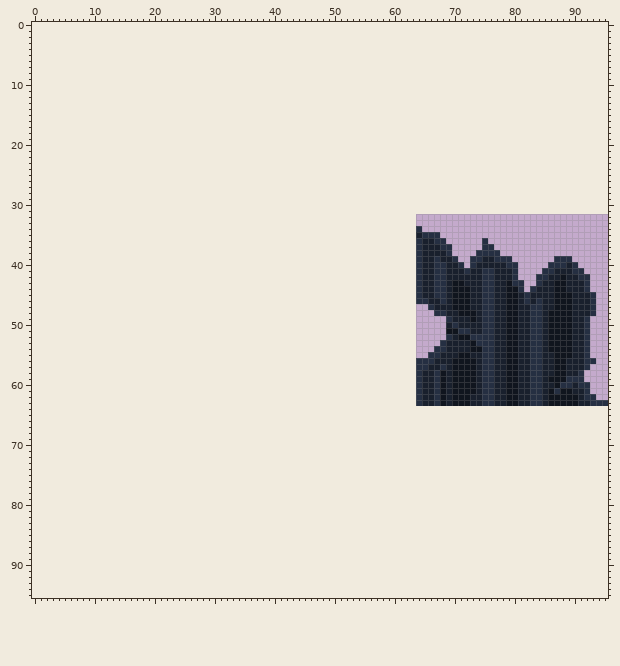
Pixel-art file -- Assets/Tilemaps/AsperiteTiles/PillarTilemaps.aseprite. Above: the version before the commit.
32x32 pixels, 1 frame. The old version is drawn lined up with the new one, on the new canvas.
Now the later version:
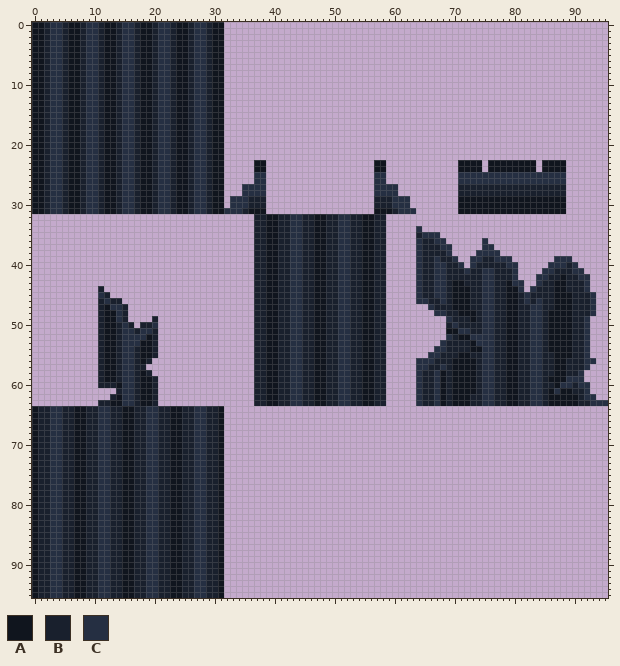
Palette (. is transparent): A #10151e  B #19202d  C #252f42
Changes in this commit:
canvas 32x32 -> 96x96, the old top-left corner now at 64,32
Changed rows in their new state; - is an unchanged pixel.
first column x 0:
 0 AABCCBAABCCBAABCCBAABCCBAABCCBAA---------------------------------------------------------
 1 AABCCBAABCCBAABCCBAABCCBAABCCBAA---------------------------------------------------------
 2 AABCCBAABCCBAABCCBAABCCBAABCCBAA---------------------------------------------------------
 3 AABCCBAABCCBAABCCBAABCCBAABCCBAA---------------------------------------------------------
 4 AABCCBAABCCBAABCCBAABCCBAABCCBAA---------------------------------------------------------
 5 AABCCBAABCCBAABCCBAABCCBAABCCBAA---------------------------------------------------------
 6 AABCCBAABCCBAABCCBAABCCBAABCCBAA---------------------------------------------------------
 7 AABCCBAABCCBAABCCBAABCCBAABCCBAA---------------------------------------------------------
 8 AABCCBAABCCBAABCCBAABCCBAABCCBAA---------------------------------------------------------
 9 AABCCBAABCCBAABCCBAABCCBAABCCBAA---------------------------------------------------------
10 AABCCBAABCCBAABCCBAABCCBAABCCBAA---------------------------------------------------------
11 AABCCBAABCCBAABCCBAABCCBAABCCBAA---------------------------------------------------------
12 AABCCBAABCCBAABCCBAABCCBAABCCBAA---------------------------------------------------------
13 AABCCBAABCCBAABCCBAABCCBAABCCBAA---------------------------------------------------------
14 AABCCBAABCCBAABCCBAABCCBAABCCBAA---------------------------------------------------------
15 AABCCBAABCCBAABCCBAABCCBAABCCBAA---------------------------------------------------------
16 AABCCBAABCCBAABCCBAABCCBAABCCBAA---------------------------------------------------------
17 AABCCBAABCCBAABCCBAABCCBAABCCBAA---------------------------------------------------------
18 AABCCBAABCCBAABCCBAABCCBAABCCBAA---------------------------------------------------------
19 AABCCBAABCCBAABCCBAABCCBAABCCBAA---------------------------------------------------------
20 AABCCBAABCCBAABCCBAABCCBAABCCBAA---------------------------------------------------------
21 AABCCBAABCCBAABCCBAABCCBAABCCBAA---------------------------------------------------------
22 AABCCBAABCCBAABCCBAABCCBAABCCBAA---------------------------------------------------------
23 AABCCBAABCCBAABCCBAABCCBAABCCBAA-----AA------------------AA------------AAAA-AAAAAAAA-AAAA
24 AABCCBAABCCBAABCCBAABCCBAABCCBAA-----AA------------------AA------------AAAA-AAAAAAAA-AAAA
25 AABCCBAABCCBAABCCBAABCCBAABCCBAA-----CC------------------CC------------CCCCCCCCCCCCCCCCCC
26 AABCCBAABCCBAABCCBAABCCBAABCCBAA-----CC------------------CC------------CCCCCCCCCCCCCCCCCC
27 AABCCBAABCCBAABCCBAABCCBAABCCBAA---CCCC------------------CCCC----------BBBBBBBBBBBBBBBBBB
28 AABCCBAABCCBAABCCBAABCCBAABCCBAA---CCCC------------------CCCC----------BBBBBBBBBBBBBBBBBB
29 AABCCBAABCCBAABCCBAABCCBAABCCBAA-CCCBBB------------------BBBCCC--------AAAAAAAAAAAAAAAAAA
30 AABCCBAABCCBAABCCBAABCCBAABCCBAA-CCCBBB------------------BBBCCC--------AAAAAAAAAAAAAAAAAA
31 AABCCBAABCCBAABCCBAABCCBAABCCBAACCCBAAA------------------AAABCCC-------AAAAAAAAAAAAAAAAAA
32 -------------------------------------BBAABBCCBBAABBCCBBAABB------------------------------
33 -------------------------------------BBAABBCCBBAABBCCBBAABB------------------------------
34 -------------------------------------BBAABBCCBBAABBCCBBAABB------------------------------
35 -------------------------------------BBAABBCCBBAABBCCBBAABB------------------------------
36 -------------------------------------BBAABBCCBBAABBCCBBAABB------------------------------
37 -------------------------------------BBAABBCCBBAABBCCBBAABB------------------------------
38 -------------------------------------BBAABBCCBBAABBCCBBAABB------------------------------
39 -------------------------------------BBAABBCCBBAABBCCBBAABB------------------------------
40 -------------------------------------BBAABBCCBBAABBCCBBAABB------------------------------
41 -------------------------------------BBAABBCCBBAABBCCBBAABB------------------------------
42 -------------------------------------BBAABBCCBBAABBCCBBAABB------------------------------
43 -------------------------------------BBAABBCCBBAABBCCBBAABB------------------------------
44 -----------B-------------------------BBAABBCCBBAABBCCBBAABB------------------------------
45 -----------CB------------------------BBAABBCCBBAABBCCBBAABB------------------------------
46 -----------BCBB----------------------BBAABBCCBBAABBCCBBAABB------------------------------
47 -----------BACCB---------------------BBAABBCCBBAABBCCBBAABB------------------------------
48 -----------BAACB---------------------BBAABBCCBBAABBCCBBAABB------------------------------
49 -----------BAACB----B----------------BBAABBCCBBAABBCCBBAABB------------------------------
50 -----------BAABCB-BBC----------------BBAABBCCBBAABBCCBBAABB------------------------------
51 -----------BAABCCBCCB----------------BBAABBCCBBAABBCCBBAABB------------------------------
52 -----------BAABCCCCAB----------------BBAABBCCBBAABBCCBBAABB------------------------------
53 -----------BAABCCCAAB----------------BBAABBCCBBAABBCCBBAABB------------------------------
54 -----------BAABCCBAAB----------------BBAABBCCBBAABBCCBBAABB------------------------------
55 -----------BAABCCBAAB----------------BBAABBCCBBAABBCCBBAABB------------------------------
56 -----------BAABCCBAB-----------------BBAABBCCBBAABBCCBBAABB------------------------------
57 -----------BAABCCBB------------------BBAABBCCBBAABBCCBBAABB------------------------------
58 -----------BAABCCBAB-----------------BBAABBCCBBAABBCCBBAABB------------------------------
59 -----------BAABCCBAAB----------------BBAABBCCBBAABBCCBBAABB------------------------------
60 -----------BBBACCBAAB----------------BBAABBCCBBAABBCCBBAABB------------------------------
61 --------------BCCBAAB----------------BBAABBCCBBAABBCCBBAABB------------------------------
62 -------------BACCBAAB----------------BBAABBCCBBAABBCCBBAABB------------------------------
63 -----------BBAACCBAAB----------------BBAABBCCBBAABBCCBBAABB------------------------------
64 ABBCCBBAABBCCBBAABBCCBBAABBCCBBA---------------------------------------------------------
65 ABBCCBBAABBCCBBAABBCCBBAABBCCBBA---------------------------------------------------------
66 ABBCCBBAABBCCBBAABBCCBBAABBCCBBA---------------------------------------------------------
67 ABBCCBBAABBCCBBAABBCCBBAABBCCBBA---------------------------------------------------------
68 ABBCCBBAABBCCBBAABBCCBBAABBCCBBA---------------------------------------------------------
69 ABBCCBBAABBCCBBAABBCCBBAABBCCBBA---------------------------------------------------------
70 ABBCCBBAABBCCBBAABBCCBBAABBCCBBA---------------------------------------------------------
71 ABBCCBBAABBCCBBAABBCCBBAABBCCBBA---------------------------------------------------------
72 ABBCCBBAABBCCBBAABBCCBBAABBCCBBA---------------------------------------------------------
73 ABBCCBBAABBCCBBAABBCCBBAABBCCBBA---------------------------------------------------------
74 ABBCCBBAABBCCBBAABBCCBBAABBCCBBA---------------------------------------------------------
75 ABBCCBBAABBCCBBAABBCCBBAABBCCBBA---------------------------------------------------------
76 ABBCCBBAABBCCBBAABBCCBBAABBCCBBA---------------------------------------------------------
77 ABBCCBBAABBCCBBAABBCCBBAABBCCBBA---------------------------------------------------------
78 ABBCCBBAABBCCBBAABBCCBBAABBCCBBA---------------------------------------------------------
79 ABBCCBBAABBCCBBAABBCCBBAABBCCBBA---------------------------------------------------------
80 ABBCCBBAABBCCBBAABBCCBBAABBCCBBA---------------------------------------------------------
81 ABBCCBBAABBCCBBAABBCCBBAABBCCBBA---------------------------------------------------------
82 ABBCCBBAABBCCBBAABBCCBBAABBCCBBA---------------------------------------------------------
83 ABBCCBBAABBCCBBAABBCCBBAABBCCBBA---------------------------------------------------------
84 ABBCCBBAABBCCBBAABBCCBBAABBCCBBA---------------------------------------------------------
85 ABBCCBBAABBCCBBAABBCCBBAABBCCBBA---------------------------------------------------------
86 ABBCCBBAABBCCBBAABBCCBBAABBCCBBA---------------------------------------------------------
87 ABBCCBBAABBCCBBAABBCCBBAABBCCBBA---------------------------------------------------------
88 ABBCCBBAABBCCBBAABBCCBBAABBCCBBA---------------------------------------------------------
89 ABBCCBBAABBCCBBAABBCCBBAABBCCBBA---------------------------------------------------------
90 ABBCCBBAABBCCBBAABBCCBBAABBCCBBA---------------------------------------------------------
91 ABBCCBBAABBCCBBAABBCCBBAABBCCBBA---------------------------------------------------------
92 ABBCCBBAABBCCBBAABBCCBBAABBCCBBA---------------------------------------------------------
93 ABBCCBBAABBCCBBAABBCCBBAABBCCBBA---------------------------------------------------------
94 ABBCCBBAABBCCBBAABBCCBBAABBCCBBA---------------------------------------------------------
95 ABBCCBBAABBCCBBAABBCCBBAABBCCBBA---------------------------------------------------------
Changed places in both pictures, as pixel boxes (x1, y1, x2, y2):
added: (32, 22, 416, 598)
added: (458, 160, 566, 214)
